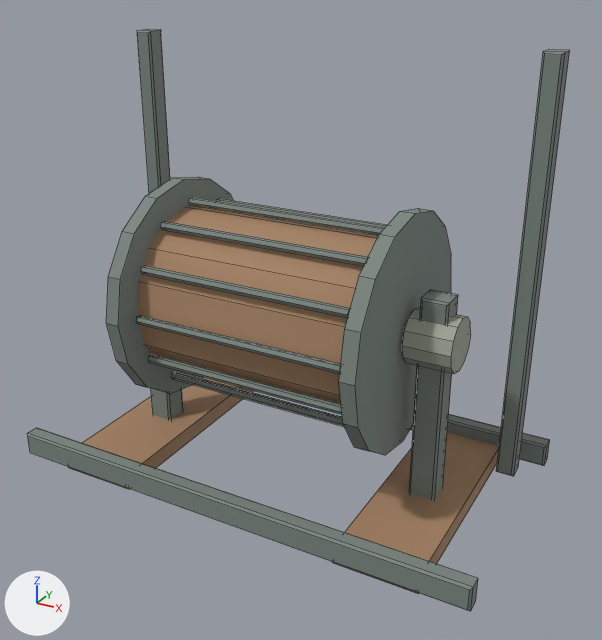
A saved change to the FBX model Assets/Resources/CombatWarehouse/ChainDrum.fbx.
Before and after are seen from a camera (50 mm lens) standing at (2.32, -4.03, 3.05) and looking at (0.13, -0.05, 1.06). Arrows for +X, +Y and +Z are at lower left; the lights stay in place. The first picture is the older version. Mesh edges are drawn as thin lines. Objects named as collision shapes, trigger or cutter boxes, shadow casters or lower levels of detail are left out. Where no turn or scale is listed for an object, it has been applied to the vertices.

Before the edit, the objects in view are built like this:
```python
ob_bearings__wornsteel = bpy.data.objects.new('Bearings__WornSteel', me_chaindrum_bearings__wornsteel)
ob_bearings__wornsteel.location = (0.0, 0.0, 0.0)
ob_chainguides__steel = bpy.data.objects.new('ChainGuides__Steel', me_chaindrum_chainguides__steel)
ob_chainguides__steel.location = (0.0, 0.0, 0.0)
ob_drumrotor__steel = bpy.data.objects.new('DrumRotor__Steel', me_chaindrum_drumrotor__steel)
ob_drumrotor__steel.location = (0.0, 0.0, 1.1)
ob_feet__rust = bpy.data.objects.new('Feet__Rust', me_chaindrum_feet__rust)
ob_feet__rust.location = (0.0, 0.0, 0.0)
ob_frame__steel = bpy.data.objects.new('Frame__Steel', me_chaindrum_frame__steel)
ob_frame__steel.location = (0.0, 0.0, 0.0)
ob_supports__steel = bpy.data.objects.new('Supports__Steel', me_chaindrum_supports__steel)
ob_supports__steel.location = (0.0, 0.0, 0.0)
# also in view: 'DrumRotor__Rust' at (0.0, 0.0, 1.1)
```
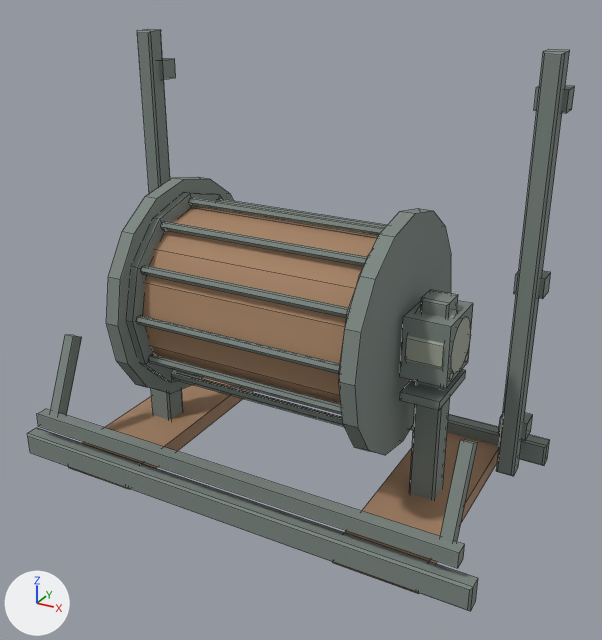
Changed parts and their boxes (x1, y1, x2, y2) in the pictures (602 x 640 px):
'Frame__Steel', reshaped: before (27, 414, 550, 611); after (27, 335, 550, 611)
'ChainGuides__Steel', reshaped: before (137, 29, 570, 476); after (137, 29, 575, 476)
'Supports__Steel', reshaped: before (151, 290, 458, 500); after (151, 290, 473, 500)
'Bearings__WornSteel', reshaped (15% taller): before (402, 307, 471, 374); after (405, 304, 471, 381)
part 1 of me_chaindrum_frame__steel, added: after (37, 409, 465, 568)
part 2 of me_chaindrum_frame__steel, added: after (50, 335, 82, 415)
part 3 of me_chaindrum_frame__steel, added: after (440, 439, 478, 543)
part 4 of me_chaindrum_chainguides__steel, added: after (159, 58, 176, 80)
part 5 of me_chaindrum_chainguides__steel, added: after (498, 413, 533, 441)
part 6 of me_chaindrum_chainguides__steel, added: after (514, 271, 551, 299)
part 7 of me_chaindrum_chainguides__steel, added: after (534, 86, 575, 113)
part 8 of me_chaindrum_bearings__wornsteel, added: after (405, 304, 461, 369)
part 9 of me_chaindrum_supports__steel, added: after (400, 301, 473, 388)
part 10 of me_chaindrum_supports__steel, added: after (400, 369, 466, 410)
part 11 of me_chaindrum_drumrotor__steel, added: after (127, 192, 222, 383)
part 12 of me_chaindrum_drumrotor__steel, added (mostly hidden): after (339, 255, 369, 376)

The change, as a diff of the scene's bpy script:
```diff
--- a/Assets/Resources/CombatWarehouse/ChainDrum.fbx.py
+++ b/Assets/Resources/CombatWarehouse/ChainDrum.fbx.py
@@ me_chaindrum_bearings__wornsteel @@
-me_chaindrum_bearings__wornsteel.from_pydata(...)  # 48 vertices, 28 faces; spans x -1.1..1.1, y -0.16..0.16, z 0.94..1.26
+me_chaindrum_bearings__wornsteel.from_pydata(...)  # 176 vertices, 140 faces; spans x -1.1..1.1, y -0.19..0.19, z 0.9..1.3
+# me_chaindrum_bearings__wornsteel part 8: a new loose piece of 40 vertices spanning x 0.86..1.07, y -0.19..0.19, z 0.9..1.3, in mat_fair_wornsteel (grey #a2a899)
+# other edits to the shape of me_chaindrum_bearings__wornsteel do not show in these pictures
 me_chaindrum_bearings__wornsteel.materials.append(mat_fair_wornsteel)
@@ me_chaindrum_supports__steel @@
-me_chaindrum_supports__steel.from_pydata(...)  # 32 vertices, 28 faces; spans x -1.04..1.04, y -0.08..0.08, z 0.0..1.36
+me_chaindrum_supports__steel.from_pydata(...)  # 64 vertices, 52 faces; spans x -1.1..1.1, y -0.21..0.22, z 0.0..1.36
+# me_chaindrum_supports__steel part 9: a new loose piece, a box spanning x 0.82..1.1, y -0.18..0.18, z 0.92..1.28, in mat_fair_steel (grey #7c8681)
+# me_chaindrum_supports__steel part 10: a new loose piece, a box spanning x 0.845..1.075, y -0.215..0.215, z 0.795..0.845, in mat_fair_steel (grey #7c8681)
+# other edits to the shape of me_chaindrum_supports__steel do not show in these pictures
 me_chaindrum_supports__steel.materials.append(mat_fair_steel)
@@ me_chaindrum_chainguides__steel @@
-me_chaindrum_chainguides__steel.from_pydata(...)  # 32 vertices, 28 faces; spans x -1.37..1.37, y 0.46..0.59, z 0.06..2.6
+me_chaindrum_chainguides__steel.from_pydata(...)  # 80 vertices, 64 faces; spans x -1.39..1.39, y 0.46..0.67, z 0.06..2.6
+# me_chaindrum_chainguides__steel part 4: a new loose piece, a box spanning x -1.39..-1.23, y 0.54..0.67, z 2.29..2.41, in mat_fair_steel (grey #7c8681)
+# me_chaindrum_chainguides__steel part 5: a new loose piece, a box spanning x 1.23..1.39, y 0.54..0.67, z 0.29..0.41, in mat_fair_steel (grey #7c8681)
+# me_chaindrum_chainguides__steel part 6: a new loose piece, a box spanning x 1.23..1.39, y 0.54..0.67, z 1.24..1.36, in mat_fair_steel (grey #7c8681)
+# me_chaindrum_chainguides__steel part 7: a new loose piece, a box spanning x 1.23..1.39, y 0.54..0.67, z 2.29..2.41, in mat_fair_steel (grey #7c8681)
+# other edits to the shape of me_chaindrum_chainguides__steel do not show in these pictures
 me_chaindrum_chainguides__steel.materials.append(mat_fair_steel)
@@ me_chaindrum_drumrotor__steel @@
-me_chaindrum_drumrotor__steel.from_pydata(...)  # 208 vertices, 132 faces; spans x -0.8..0.8, y -0.7..0.7, z -0.7..0.7
+me_chaindrum_drumrotor__steel.from_pydata(...)  # 304 vertices, 228 faces; spans x -0.8..0.8, y -0.7..0.7, z -0.7..0.7
+# me_chaindrum_drumrotor__steel part 11: a new loose piece of 48 vertices spanning x -0.71..-0.67, y -0.62..0.62, z -0.62..0.62, in mat_fair_steel (grey #7c8681)
+# me_chaindrum_drumrotor__steel part 12: a new loose piece of 48 vertices spanning x 0.67..0.71, y -0.62..0.62, z -0.62..0.62, in mat_fair_steel (grey #7c8681)
 me_chaindrum_drumrotor__steel.materials.append(mat_fair_steel)
@@ me_chaindrum_frame__steel @@
-me_chaindrum_frame__steel.from_pydata(...)  # 32 vertices, 28 faces; spans x -1.5..1.5, y -0.79..0.79, z 0.04..0.2
+me_chaindrum_frame__steel.from_pydata(...)  # 56 vertices, 46 faces; spans x -1.5..1.5, y -0.79..0.79, z 0.04..0.82
+# me_chaindrum_frame__steel part 1: a new loose piece, a box spanning x -1.41..1.41, y -0.76..-0.68, z 0.265..0.355, in mat_fair_steel (grey #7c8681)
+# me_chaindrum_frame__steel part 2: 8 vertices added at x -1.36..-1.28, y -0.74..-0.41, z 0.23..0.82
+# me_chaindrum_frame__steel part 3: 8 vertices added at x 1.28..1.36, y -0.74..-0.41, z 0.23..0.82
 me_chaindrum_frame__steel.materials.append(mat_fair_steel)
```
